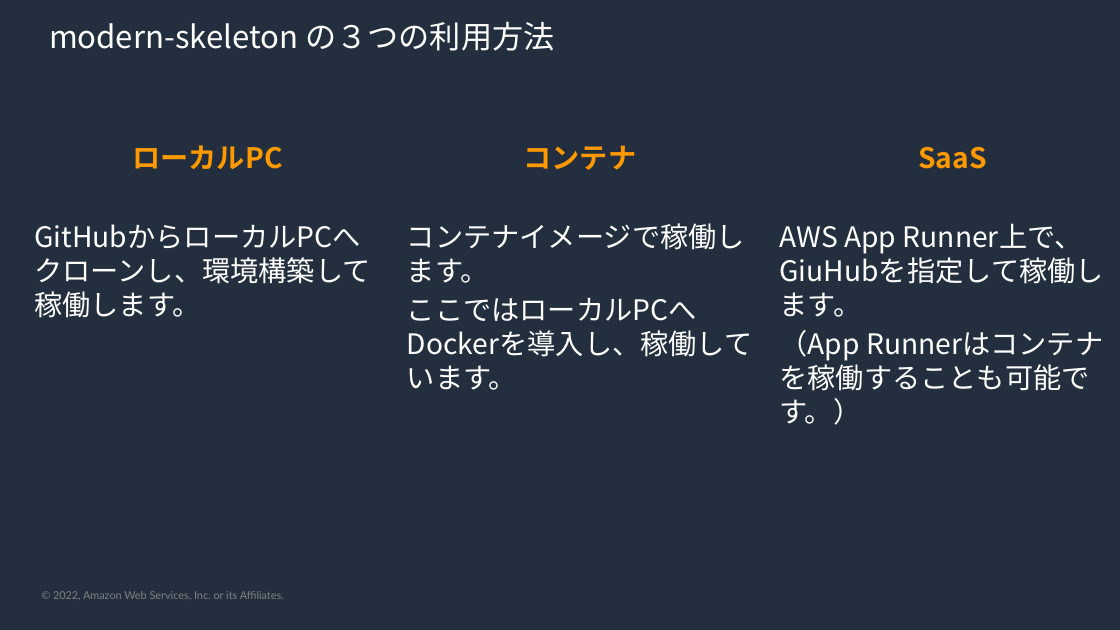
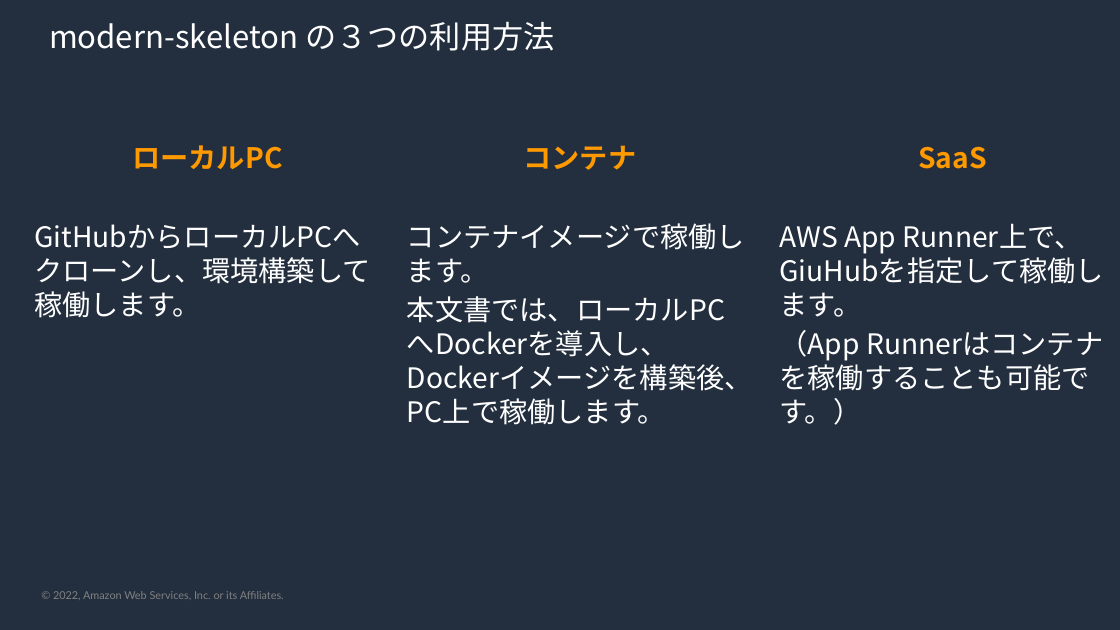
Before and after one commit to kmorooka/modern-skeleton, a slide deck: slide 4 of skeleton-guide.pptx. Drawn at 1120x630 pixels with LibreOffice and Linux fonts; fonts in the diff are those of the drawing; background and template pictures are left out. Boxes give left, top, right and bottom in pixels: in the first picture for what was removed or moved away, otherwise in the second. Text is boxed around its words. In the diff, an @@ line names an element or a change of style, - is before the commit and + after.

```diff
--- a/skeleton-guide.pptx
+++ b/skeleton-guide.pptx
@@ text at (407,296,753,425): text changed @@
-ここではローカルPCへDockerを導入し、稼働しています。
+本文書では、ローカルPCへDockerを導入し、Dockerイメージを構築後、PC上で稼働します。
```
Also in this commit, not shown: 14 other slides changed, 8 slides added, 1 slide removed, 3 other files.
